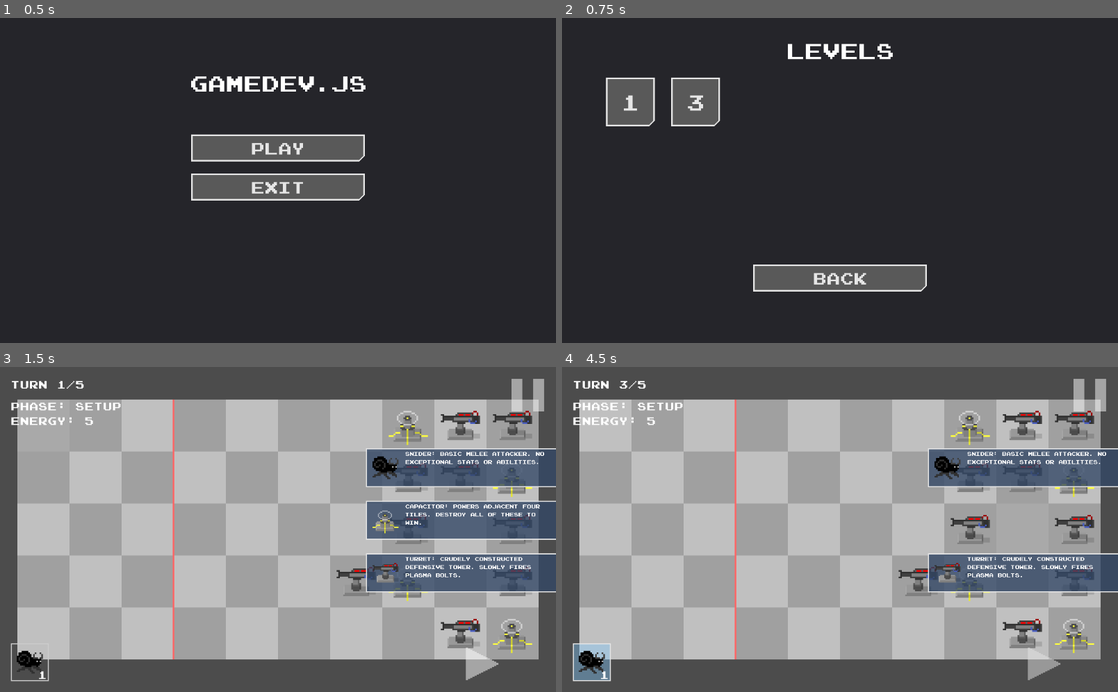
Above: before the commit, frames 1-4 (two rows, left to right).
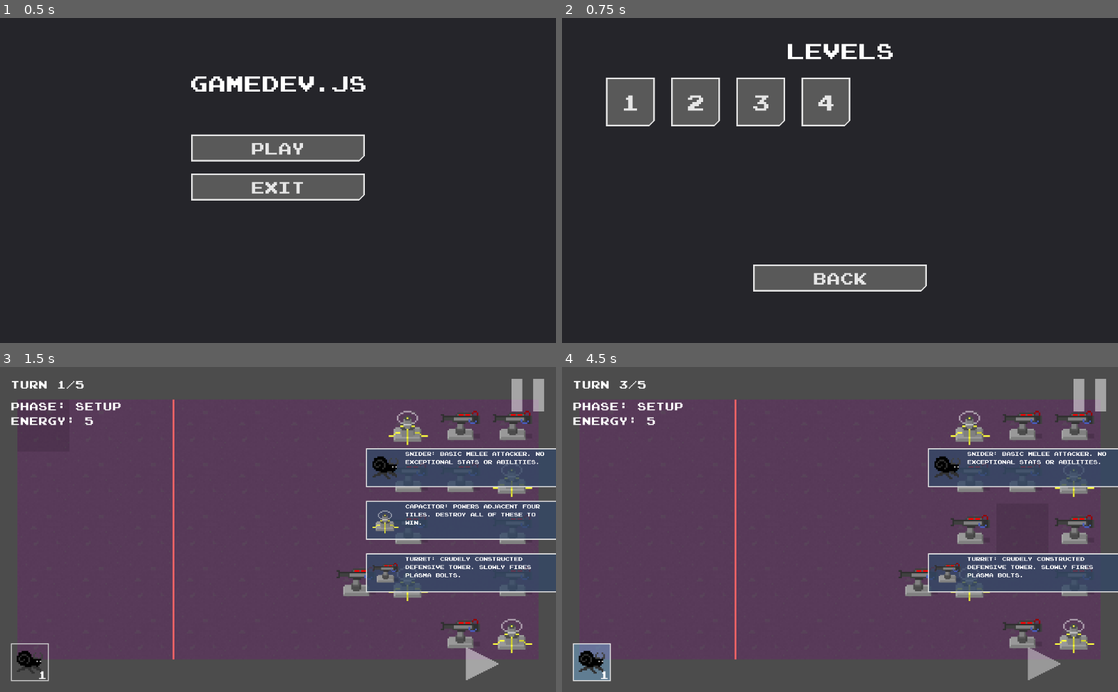
Above: after the commit, the same moments.

Repository: Exospud/Ephemera
Game: Godot game, scene res://screens/title/TitleScreen.tscn
The game is run twice, just before and just after one commit, with the same random seed, the same clock (stepped at 60 frames per second) and the same inputs.
Inputs (mouse positions are in pixels of both pictures, inside the frame that each line leads up to):
- Up to frame 1 (0.5 s): no input
- Up to frame 2 (0.75 s): click "Play" at 0.5 s
- Up to frame 3 (1.5 s): click "1" at 1.25 s
- Up to frame 4 (4.5 s): click "1" at 2 s; click (1045, 662) at 2.75 s; click (1045, 662) at 3.5 s; click "Capacitor: Powers adjacent fo…" at 4.25 s

Frame 1 is identical in both runs. In frame 2, 2.7% of the frame differs, in the area x 22-52%, y 18-34%; in frame 3, 65%; in frame 4, 66%, in the area x 3-97%, y 10-90%.

Commit message:
Added electric wire and rockmite
I really need to clean up the code, but oh well

Diff:
--- a/assets/tiles/terrain.tres
+++ b/assets/tiles/terrain.tres
@@ -1,26 +1,26 @@
 [gd_resource type="TileSet" load_steps=2 format=2]
 
-[ext_resource path="res://assets/tiles/sample_32.png" type="Texture" id=1]
+[ext_resource path="res://assets/tiles/terrain.png" type="Texture" id=2]
 
 [resource]
-0/name = "sample_32.png 0"
-0/texture = ExtResource( 1 )
-0/tex_offset = Vector2( 0, 0 )
-0/modulate = Color( 1, 1, 1, 1 )
-0/region = Rect2( 0, 0, 128, 128 )
-0/tile_mode = 2
-0/autotile/icon_coordinate = Vector2( 0, 0 )
-0/autotile/tile_size = Vector2( 32, 32 )
-0/autotile/spacing = 0
-0/autotile/occluder_map = [  ]
-0/autotile/navpoly_map = [  ]
-0/autotile/priority_map = [  ]
-0/autotile/z_index_map = [  ]
-0/occluder_offset = Vector2( 0, 0 )
-0/navigation_offset = Vector2( 0, 0 )
-0/shape_offset = Vector2( 0, 0 )
-0/shape_transform = Transform2D( 1, 0, 0, 1, 0, 0 )
-0/shape_one_way = false
-0/shape_one_way_margin = 0.0
-0/shapes = [  ]
-0/z_index = 0
+1/name = "terrain.png 1"
+1/texture = ExtResource( 2 )
+1/tex_offset = Vector2( 0, 0 )
+1/modulate = Color( 1, 1, 1, 1 )
+1/region = Rect2( 0, 0, 128, 128 )
+1/tile_mode = 2
+1/autotile/icon_coordinate = Vector2( 0, 0 )
+1/autotile/tile_size = Vector2( 32, 32 )
+1/autotile/spacing = 0
+1/autotile/occluder_map = [  ]
+1/autotile/navpoly_map = [  ]
+1/autotile/priority_map = [  ]
+1/autotile/z_index_map = [  ]
+1/occluder_offset = Vector2( 0, 0 )
+1/navigation_offset = Vector2( 0, 0 )
+1/shape_offset = Vector2( 0, 0 )
+1/shape_transform = Transform2D( 1, 0, 0, 1, 0, 0 )
+1/shape_one_way = false
+1/shape_one_way_margin = 0.0
+1/shapes = [  ]
+1/z_index = 0
--- a/game/entities/towers/Barricade/Barricade.tscn
+++ b/game/entities/towers/Barricade/Barricade.tscn
@@ -3,7 +3,7 @@
 [ext_resource path="res://game/entities/towers/Tower.tscn" type="PackedScene" id=1]
 [ext_resource path="res://game/entities/towers/Barricade/barricade.png" type="Texture" id=2]
 
-[node name="Barricade" instance=ExtResource( 1 )]
+[node name="Barricade" groups=["barricades"] instance=ExtResource( 1 )]
 max_health = 40
 attack_delay = -1.0
 
--- a/game/entities/towers/Tower.gd
+++ b/game/entities/towers/Tower.gd
@@ -48,7 +48,7 @@
 		if abs(e.cell.x - cell.x) + abs(e.cell.y - cell.y) > 1:
 			continue
 
-		if e.is_in_group(str(alignment)):
+		if e.alignment == self.alignment:
 			return true
 
 	return false
--- /dev/null
+++ b/game/entities/towers/Wire/Wire.gd
@@ -0,0 +1,21 @@
+extends Tower
+
+
+func _use_ability():
+	var powered := _has_power()
+
+	for entity in get_overlapping_areas():
+		if entity.alignment == self.alignment:
+			continue
+
+		if powered:
+			entity.adjust_health(-1)
+
+	_attack_timer.start(attack_delay)
+
+
+func _check_power_state():
+	if _has_power():
+		$Sprite.region_rect.position.x = 32
+	else:
+		$Sprite.region_rect.position.x = 0
--- /dev/null
+++ b/game/entities/towers/Wire/Wire.tscn
@@ -0,0 +1,26 @@
+[gd_scene load_steps=5 format=2]
+
+[ext_resource path="res://game/entities/towers/Tower.tscn" type="PackedScene" id=1]
+[ext_resource path="res://game/entities/towers/Wire/wire.png" type="Texture" id=2]
+[ext_resource path="res://game/entities/towers/Wire/Wire.gd" type="Script" id=3]
+
+[sub_resource type="RectangleShape2D" id=1]
+extents = Vector2( 16, 16 )
+
+[node name="Wire" groups=["wires"] instance=ExtResource( 1 )]
+script = ExtResource( 3 )
+max_health = -1
+
+[node name="Sprite" parent="." index="0"]
+texture = ExtResource( 2 )
+region_enabled = true
+region_rect = Rect2( 0, 0, 32, 32 )
+
+[node name="Collider" parent="." index="1"]
+shape = SubResource( 1 )
+
+[node name="PowerState" type="Timer" parent="." index="3"]
+wait_time = 0.1
+autostart = true
+
+[connection signal="timeout" from="PowerState" to="." method="_check_power_state"]
--- /dev/null
+++ b/game/entities/units/Rockmite/Rockmite.gd
@@ -0,0 +1,15 @@
+extends Unit
+
+
+## Attacks a target in range if one can be found
+func _attack():
+	if _attack_targets.empty():
+		return
+
+	# Deal double damage to barricades
+	if _attack_targets[0].is_in_group("barricades"):
+		_attack_targets[0].adjust_health(-attack_damage*2)
+	else:
+		_attack_targets[0].adjust_health(-attack_damage)
+
+	_attack_timer.start(attack_delay)
--- /dev/null
+++ b/game/entities/units/Rockmite/Rockmite.tscn
@@ -0,0 +1,20 @@
+[gd_scene load_steps=5 format=2]
+
+[ext_resource path="res://game/entities/units/Unit.tscn" type="PackedScene" id=1]
+[ext_resource path="res://game/entities/units/Rockmite/rockmite.png" type="Texture" id=2]
+[ext_resource path="res://game/entities/units/Rockmite/Rockmite.gd" type="Script" id=3]
+
+[sub_resource type="RectangleShape2D" id=1]
+extents = Vector2( 12, 12 )
+
+[node name="Rockmite" instance=ExtResource( 1 )]
+script = ExtResource( 3 )
+max_health = 20
+speed = 0.6
+attack_delay = 0.25
+
+[node name="Sprite" parent="." index="0"]
+texture = ExtResource( 2 )
+
+[node name="Collider" parent="." index="1"]
+shape = SubResource( 1 )
--- a/game/entities/units/Snaser/Snaser.gd
+++ b/game/entities/units/Snaser/Snaser.gd
@@ -1,4 +1,4 @@
-class_name Snaser extends Unit
+extends Unit
 
 
 const PL_PROJECTILE := preload("res://game/entities/projectiles/Projectile.tscn")
--- a/game/entities/units/Snaser/Snaser.tscn
+++ b/game/entities/units/Snaser/Snaser.tscn
@@ -6,7 +6,8 @@
 
 [node name="Snaser" instance=ExtResource( 1 )]
 script = ExtResource( 3 )
-ability_delay = 1.0
+speed = 0.8
+ability_delay = 0.8
 
 [node name="Sprite" parent="." index="0"]
 texture = ExtResource( 2 )
--- a/game/entities/units/Snider/Snider.tscn
+++ b/game/entities/units/Snider/Snider.tscn
@@ -4,6 +4,7 @@
 [ext_resource path="res://game/entities/units/Snider/snider.png" type="Texture" id=2]
 
 [node name="Snider" instance=ExtResource( 1 )]
+speed = 1.0
 
 [node name="Sprite" parent="." index="0"]
 texture = ExtResource( 2 )
--- a/game/entities/units/Unit.gd
+++ b/game/entities/units/Unit.gd
@@ -1,7 +1,7 @@
 class_name Unit extends Deployable
 
 
-export(Vector2) var velocity := Vector2.RIGHT # tiles/second
+export var speed := 1.0 # tiles/second
 export var attack_damage := 1
 export var attack_delay := 0.5
 
@@ -19,8 +19,19 @@
 ## Called at a constant rate. 'delta' is the elapsed time since the previous frame.
 func _physics_process(delta):
 	if not _stage.setup_phase:
+		var slowed := false
+		for entity in get_overlapping_areas():
+			if entity.alignment == self.alignment:
+				continue
+
+			if entity.is_in_group("wires"):
+				slowed = true
+
 		if _attack_targets.empty():
-			position += 32 * velocity * delta
+			if slowed:
+				position.x += 16 * speed * delta
+			else:
+				position.x += 32 * speed * delta
 			_check_bounds()
 
 
--- a/game/levels/01.tscn
+++ b/game/levels/01.tscn
@@ -10,38 +10,38 @@
 [node name="Turret1" parent="." index="0" instance=ExtResource( 2 )]
 cell = Vector2( 9, 0 )
 
-[node name="Capacitor" parent="." index="1" instance=ExtResource( 3 )]
+[node name="Turret2" parent="." index="1" instance=ExtResource( 2 )]
+cell = Vector2( 9, 2 )
+
+[node name="Turret3" parent="." index="2" instance=ExtResource( 2 )]
+cell = Vector2( 9, 3 )
+
+[node name="Turret4" parent="." index="3" instance=ExtResource( 2 )]
+cell = Vector2( 8, 0 )
+
+[node name="Turret5" parent="." index="4" instance=ExtResource( 2 )]
+cell = Vector2( 8, 1 )
+
+[node name="Turret6" parent="." index="5" instance=ExtResource( 2 )]
+cell = Vector2( 8, 4 )
+
+[node name="Turret7" parent="." index="6" instance=ExtResource( 2 )]
+cell = Vector2( 7, 1 )
+
+[node name="Turret8" parent="." index="7" instance=ExtResource( 2 )]
+cell = Vector2( 7, 2 )
+
+[node name="Turret9" parent="." index="8" instance=ExtResource( 2 )]
+cell = Vector2( 6, 3 )
+
+[node name="Capacitor" parent="." index="9" instance=ExtResource( 3 )]
 cell = Vector2( 9, 1 )
 
-[node name="Turret2" parent="." index="2" instance=ExtResource( 2 )]
-cell = Vector2( 9, 2 )
-
-[node name="Turret3" parent="." index="3" instance=ExtResource( 2 )]
-cell = Vector2( 9, 3 )
-
-[node name="Capacitor2" parent="." index="4" instance=ExtResource( 3 )]
+[node name="Capacitor2" parent="." index="10" instance=ExtResource( 3 )]
 cell = Vector2( 9, 4 )
 
-[node name="Turret4" parent="." index="5" instance=ExtResource( 2 )]
-cell = Vector2( 8, 0 )
-
-[node name="Turret5" parent="." index="6" instance=ExtResource( 2 )]
-cell = Vector2( 8, 1 )
-
-[node name="Turret6" parent="." index="7" instance=ExtResource( 2 )]
-cell = Vector2( 8, 4 )
-
-[node name="Capacitor3" parent="." index="8" instance=ExtResource( 3 )]
+[node name="Capacitor3" parent="." index="11" instance=ExtResource( 3 )]
 cell = Vector2( 7, 0 )
 
-[node name="Turret7" parent="." index="9" instance=ExtResource( 2 )]
-cell = Vector2( 7, 1 )
-
-[node name="Turret8" parent="." index="10" instance=ExtResource( 2 )]
-cell = Vector2( 7, 2 )
-
-[node name="Capacitor4" parent="." index="11" instance=ExtResource( 3 )]
+[node name="Capacitor4" parent="." index="12" instance=ExtResource( 3 )]
 cell = Vector2( 7, 3 )
-
-[node name="Turret9" parent="." index="12" instance=ExtResource( 2 )]
-cell = Vector2( 6, 3 )
--- a/game/levels/02.tscn
+++ b/game/levels/02.tscn
@@ -7,7 +7,7 @@
 
 [node name="Level" instance=ExtResource( 1 )]
 max_turns = 5
-spawnable = [ 0, 1 ]
+spawnable = [ 0, 2 ]
 
 [node name="Turret" parent="." index="0" instance=ExtResource( 4 )]
 cell = Vector2( 9, 1 )
@@ -56,3 +56,9 @@
 
 [node name="Barricade3" parent="." index="15" instance=ExtResource( 3 )]
 cell = Vector2( 6, 0 )
+
+[node name="Barricade4" parent="." index="16" instance=ExtResource( 3 )]
+cell = Vector2( 5, 3 )
+
+[node name="Barricade5" parent="." index="17" instance=ExtResource( 3 )]
+cell = Vector2( 5, 4 )
--- a/game/levels/03.tscn
+++ b/game/levels/03.tscn
@@ -8,7 +8,7 @@
 
 [node name="Level" instance=ExtResource( 1 )]
 max_turns = 5
-spawnable = [ 0, 1 ]
+spawnable = [ 0, 2 ]
 
 [node name="Turret2" parent="." index="0" instance=ExtResource( 4 )]
 cell = Vector2( 8, 1 )
@@ -41,19 +41,28 @@
 cell = Vector2( 6, 3 )
 
 [node name="Barricade" parent="." index="10" instance=ExtResource( 5 )]
-cell = Vector2( 7, 4 )
+cell = Vector2( 5, 4 )
 
 [node name="Barricade2" parent="." index="11" instance=ExtResource( 5 )]
 cell = Vector2( 6, 2 )
 
-[node name="Autocannon" parent="." index="12" instance=ExtResource( 3 )]
+[node name="Barricade3" parent="." index="12" instance=ExtResource( 5 )]
+cell = Vector2( 8, 3 )
+
+[node name="Barricade4" parent="." index="13" instance=ExtResource( 5 )]
+cell = Vector2( 6, 4 )
+
+[node name="Barricade5" parent="." index="14" instance=ExtResource( 5 )]
+cell = Vector2( 5, 0 )
+
+[node name="Autocannon" parent="." index="15" instance=ExtResource( 3 )]
 cell = Vector2( 9, 2 )
 
-[node name="Autocannon2" parent="." index="13" instance=ExtResource( 3 )]
+[node name="Autocannon2" parent="." index="16" instance=ExtResource( 3 )]
 cell = Vector2( 9, 3 )
 
-[node name="Autocannon3" parent="." index="14" instance=ExtResource( 3 )]
+[node name="Autocannon3" parent="." index="17" instance=ExtResource( 3 )]
 cell = Vector2( 9, 0 )
 
-[node name="Autocannon4" parent="." index="15" instance=ExtResource( 3 )]
+[node name="Autocannon4" parent="." index="18" instance=ExtResource( 3 )]
 cell = Vector2( 7, 1 )
--- a/game/levels/Level.gd
+++ b/game/levels/Level.gd
@@ -1,7 +1,7 @@
 class_name Level extends Node2D
 
 
-enum Units {SNIDER, SNASER} ## Enum exports broken lol, copy from Properties.Units
+enum Units {SNIDER, SNASER, ROCKMITE} ## Enum exports broken lol, copy from Properties.Units
 
 export var max_turns := 10
 export var base_turn_duration := 15
--- a/game/levels/TestLevel.tscn
+++ b/game/levels/TestLevel.tscn
@@ -1,10 +1,11 @@
-[gd_scene load_steps=6 format=2]
+[gd_scene load_steps=7 format=2]
 
 [ext_resource path="res://game/levels/Level.tscn" type="PackedScene" id=1]
 [ext_resource path="res://game/entities/towers/Capacitor/Capacitor.tscn" type="PackedScene" id=2]
 [ext_resource path="res://game/entities/towers/Autocannon/Autocannon.tscn" type="PackedScene" id=3]
 [ext_resource path="res://game/entities/towers/Turret/Turret.tscn" type="PackedScene" id=4]
 [ext_resource path="res://game/entities/towers/Barricade/Barricade.tscn" type="PackedScene" id=5]
+[ext_resource path="res://game/entities/towers/Wire/Wire.tscn" type="PackedScene" id=6]
 
 [node name="Level" instance=ExtResource( 1 )]
 spawnable = [ 0, 1 ]
@@ -36,14 +37,23 @@
 [node name="Capacitor3" parent="." index="8" instance=ExtResource( 2 )]
 cell = Vector2( 7, 0 )
 
-[node name="Barricade" parent="." index="9" instance=ExtResource( 5 )]
+[node name="Capacitor4" parent="." index="9" instance=ExtResource( 2 )]
+cell = Vector2( 7, 2 )
+
+[node name="Barricade" parent="." index="10" instance=ExtResource( 5 )]
 cell = Vector2( 7, 4 )
 
-[node name="Barricade2" parent="." index="10" instance=ExtResource( 5 )]
+[node name="Barricade2" parent="." index="11" instance=ExtResource( 5 )]
 cell = Vector2( 6, 2 )
 
-[node name="Autocannon" parent="." index="11" instance=ExtResource( 3 )]
+[node name="Autocannon" parent="." index="12" instance=ExtResource( 3 )]
 cell = Vector2( 9, 2 )
 
-[node name="Autocannon2" parent="." index="12" instance=ExtResource( 3 )]
+[node name="Autocannon2" parent="." index="13" instance=ExtResource( 3 )]
 cell = Vector2( 9, 3 )
+
+[node name="Wire" parent="." index="14" instance=ExtResource( 6 )]
+cell = Vector2( 6, 4 )
+
+[node name="Wire2" parent="." index="15" instance=ExtResource( 6 )]
+cell = Vector2( 7, 3 )
--- a/game/stage/Stage.tscn
+++ b/game/stage/Stage.tscn
@@ -15,7 +15,7 @@
 tile_set = ExtResource( 1 )
 cell_size = Vector2( 32, 32 )
 format = 1
-tile_data = PoolIntArray( 0, 0, 131073, 1, 0, 2, 2, 0, 131073, 3, 0, 2, 4, 0, 131073, 5, 0, 2, 6, 0, 131073, 7, 0, 2, 8, 0, 131073, 9, 0, 2, 65536, 0, 2, 65537, 0, 131073, 65538, 0, 2, 65539, 0, 131073, 65540, 0, 2, 65541, 0, 131073, 65542, 0, 2, 65543, 0, 131073, 65544, 0, 2, 65545, 0, 131073, 131072, 0, 131073, 131073, 0, 2, 131074, 0, 131073, 131075, 0, 2, 131076, 0, 131073, 131077, 0, 2, 131078, 0, 131073, 131079, 0, 2, 131080, 0, 131073, 131081, 0, 2, 196608, 0, 2, 196609, 0, 131073, 196610, 0, 2, 196611, 0, 131073, 196612, 0, 2, 196613, 0, 131073, 196614, 0, 2, 196615, 0, 131073, 196616, 0, 2, 196617, 0, 131073, 262144, 0, 131073, 262145, 0, 2, 262146, 0, 131073, 262147, 0, 2, 262148, 0, 131073, 262149, 0, 2, 262150, 0, 131073, 262151, 0, 2, 262152, 0, 131073, 262153, 0, 2 )
+tile_data = PoolIntArray( 0, 1, 0, 1, 1, 0, 2, 1, 0, 3, 1, 0, 4, 1, 0, 5, 1, 0, 6, 1, 0, 7, 1, 0, 8, 1, 0, 9, 1, 0, 65536, 1, 0, 65537, 1, 0, 65538, 1, 0, 65539, 1, 0, 65540, 1, 0, 65541, 1, 0, 65542, 1, 0, 65543, 1, 0, 65544, 1, 0, 65545, 1, 0, 131072, 1, 0, 131073, 1, 0, 131074, 1, 0, 131075, 1, 0, 131076, 1, 0, 131077, 1, 0, 131078, 1, 0, 131079, 1, 0, 131080, 1, 0, 131081, 1, 0, 196608, 1, 0, 196609, 1, 0, 196610, 1, 0, 196611, 1, 0, 196612, 1, 0, 196613, 1, 0, 196614, 1, 0, 196615, 1, 0, 196616, 1, 0, 196617, 1, 0, 262144, 1, 0, 262145, 1, 0, 262146, 1, 0, 262147, 1, 0, 262148, 1, 0, 262149, 1, 0, 262150, 1, 0, 262151, 1, 0, 262152, 1, 0, 262153, 1, 0 )
 script = ExtResource( 3 )
 __meta__ = {
 "_edit_lock_": true
--- a/global/Properties.gd
+++ b/global/Properties.gd
@@ -1,7 +1,7 @@
 extends Node
 
 
-enum Units {SNIDER, SNASER}
+enum Units {SNIDER, SNASER, ROCKMITE}
 
 ## Dictionary of assets for spawnable units
 const unit_assets := {
@@ -18,11 +18,18 @@
 		"cost": 2,
 		"scene": preload("res://game/entities/units/Snaser/Snaser.tscn"),
 		"texture": preload("res://game/entities/units/Snaser/snaser.png")
+	},
+	Units.ROCKMITE: {
+		"name": "Rockmite",
+		"desc": "Slow, powerful melee unit. Deals increased damage to barricades.",
+		"cost": 2,
+		"scene": preload("res://game/entities/units/Rockmite/Rockmite.tscn"),
+		"texture": preload("res://game/entities/units/Rockmite/rockmite.png")
 	}
 }
 
 
-enum Towers {CAPACITOR, TURRET, AUTOCANNON, BARRICADE}
+enum Towers {CAPACITOR, TURRET, AUTOCANNON, BARRICADE, WIRE}
 
 const tower_assets := {
 	Towers.CAPACITOR: {
@@ -45,10 +52,15 @@
 		"desc": "Defensive structure with high health. No abilities.",
 		"texture": preload("res://game/entities/towers/Barricade/barricade.png")
 	},
+	Towers.WIRE: {
+		"name": "Electric Wire",
+		"desc": "Slows units passing over. If powered, deals damage as well.",
+		"texture": preload("res://game/entities/towers/Wire/charged_wire.png")
+	},
 }
 
 
-enum Levels {LEVEL_1, LEVEL_2, LEVEL_3}
+enum Levels {LEVEL_1, LEVEL_2, LEVEL_3, LEVEL_TEST}
 
 ## Dictionary of assets for levels
 const level_assets := {
@@ -63,7 +75,7 @@
 	Levels.LEVEL_2: {
 		"scene": preload("res://game/levels/02.tscn"),
 		"unlocks": {
-			"units": [Units.SNASER],
+			"units": [Units.ROCKMITE],
 			"towers": [Towers.BARRICADE],
 			"levels": [Levels.LEVEL_3]
 		}
@@ -76,7 +88,15 @@
 			"levels": []
 		}
 	},
+	Levels.LEVEL_TEST: {
+		"scene": preload("res://game/levels/TestLevel.tscn"),
+		"unlocks": {
+			"units": [Units.SNASER],
+			"towers": [Towers.WIRE],
+			"levels": []
+		}
+	},
 }
 
-var unlocked_levels := [Levels.LEVEL_1, Levels.LEVEL_3]
+var unlocked_levels := [Levels.LEVEL_1, Levels.LEVEL_2, Levels.LEVEL_3, Levels.LEVEL_TEST]
 var current_level : int = -1
--- a/project.godot
+++ b/project.godot
@@ -29,11 +29,6 @@
 "language": "GDScript",
 "path": "res://game/entities/projectiles/Projectile.gd"
 }, {
-"base": "Unit",
-"class": "Snaser",
-"language": "GDScript",
-"path": "res://game/entities/units/Snaser/Snaser.gd"
-}, {
 "base": "Deployable",
 "class": "Tower",
 "language": "GDScript",
@@ -49,7 +44,6 @@
 "Entity": "",
 "Level": "",
 "Projectile": "",
-"Snaser": "",
 "Tower": "",
 "Unit": ""
 }
--- a/screens/win/WinScreen.gd
+++ b/screens/win/WinScreen.gd
@@ -14,10 +14,11 @@
 func _next_level():
 	var level_unlocks : Array = Properties.level_assets[Properties.current_level].unlocks.levels
 
-	if not level_unlocks.empty():
+	if level_unlocks.empty():
+		get_tree().change_scene("res://screens/select/LevelSelectScreen.tscn")
+	else:
 		Properties.current_level = level_unlocks[0]
-
-	get_tree().change_scene("res://screens/play/PlayScreen.tscn")
+		get_tree().change_scene("res://screens/play/PlayScreen.tscn")
 
 
 ## Renitializes and replays the last attempted level
Binary file added: assets/tiles/terrain.png
Not shown, added: assets/tiles/terrain.png.import
Binary file added: game/entities/towers/Wire/charged_wire.png
Not shown, added: game/entities/towers/Wire/charged_wire.png.import
Binary file added: game/entities/towers/Wire/wire.png
Not shown, added: game/entities/towers/Wire/wire.png.import
Binary file added: game/entities/units/Rockmite/rockmite.png
Not shown, added: game/entities/units/Rockmite/rockmite.png.import
